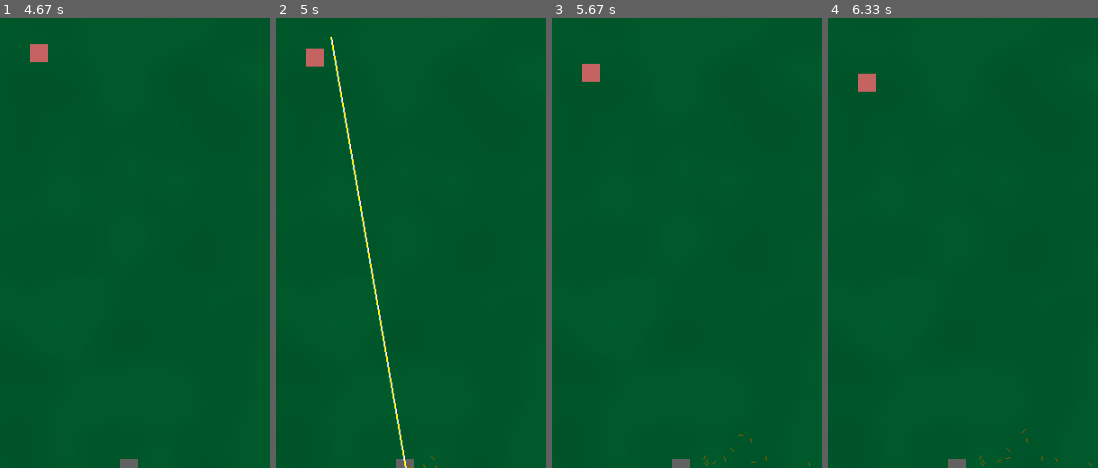
Above: before the commit, frames 1-4 (left to right).
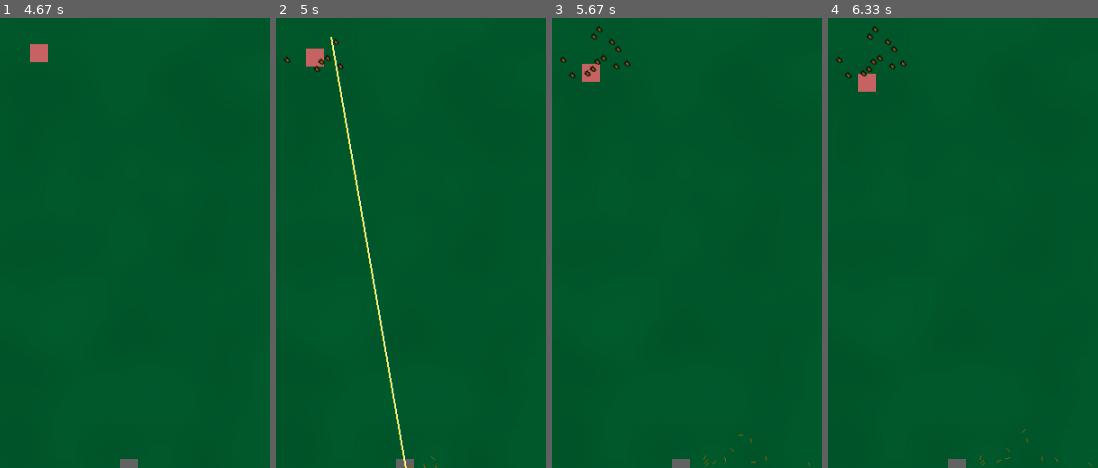
Above: after the commit, the same moments.

Repository: SNIPRS/mnb_halo
Game: pygame game, started from main.py
Two runs of this game, one before a commit and one after it. Both use one fixed random seed, a clock stepped at 60 frames per second and the inputs below.
Inputs:
- Up to frame 1 (4.67 s): no input
- Up to frame 2 (5 s): no input
- Up to frame 3 (5.67 s): no input
- Up to frame 4 (6.33 s): no input
The pictures show only the part of the screen within x 28-78%, y 31-81%; the shares and areas given below are measured in that part.

Frame 1 is identical in both runs. In frame 2, 0.1% of the frame differs, in the area x 2-26%, y 4-12%; in frame 3, 0.3%, in the area x 2-30%, y 1-14%; in frame 4, 0.3%.

Commit message:
bullet impact

Diff:
--- a/ai/character_ai.py
+++ b/ai/character_ai.py
@@ -49,7 +49,7 @@
 
 class EnemyCharacterAI(CharacterAI):
     def __init__(self):
-        self.char = Enemy((200, 100, 100), 20, 20)
+        self.char = Enemy((200, 100, 100, 100), 20, 20)
         self.char.x, self.char.y = 200, 200
         G.CHARS_ALL.add(self.char)
         self.weapon = PlasmaRifle()
--- a/sprite/decal.py
+++ b/sprite/decal.py
@@ -61,3 +61,31 @@
             self._draw()
         else:
             self.kill()
+
+class BulletImpact(Decal):
+    def __init__(self, start: Tuple[float, float], direction: Tuple[float, float], duration: int = 7*G.FPS,
+                 size: int = 0, decay_time: int = 3*G.FPS):
+        super().__init__(start, duration)
+        theta = np.arctan2(direction[1], direction[0])
+        fpath = 'assets/decals/small_bullet_impact.png'
+        bullet = pygame.transform.smoothscale(pygame.image.load(fpath).convert_alpha(), (10, 10)) # save image later
+        self.rot = pygame.transform.rotate(bullet, theta)
+        r = self.rot.get_rect()
+        r.x = start[0]
+        r.y = start[1]
+        self.rect = r
+        self.decay_time = decay_time
+        self.alph_decay = 255 // decay_time
+        self.alph = 255
+
+    def _draw(self):
+        G.WINDOW.blit(self.rot, self.rect)
+
+    def frame(self):
+        self.duration -= 1
+        if self.duration < self.decay_time:
+            self.alph -= self.alph_decay
+            self.rot.set_alpha(self.alph)
+        self._draw()
+        if self.duration < 0:
+            self.kill()
--- a/sprite/projectile.py
+++ b/sprite/projectile.py
@@ -4,6 +4,7 @@
 from typing import Tuple, Optional
 
 import G
+from sprite.decal import BulletImpact
 from utils import displacement, rect_center
 
 class Projectile(pygame.sprite.Sprite):
@@ -39,6 +40,9 @@
     def apply(self):
         pygame.draw.line(G.WINDOW, (255, 255, 255), self.start, self.end, 2)
         pygame.draw.line(G.WINDOW, self.colour, self.start, self.end, self.width)
+        _, dx, dy = displacement(self.start, self.end)
+        impact = BulletImpact(self.end, (dx, dy))
+        G.DECALS.add(impact)
         self._damage()
         self.done = True
 
Binary file added: assets/decals/small_bullet_impact.png
